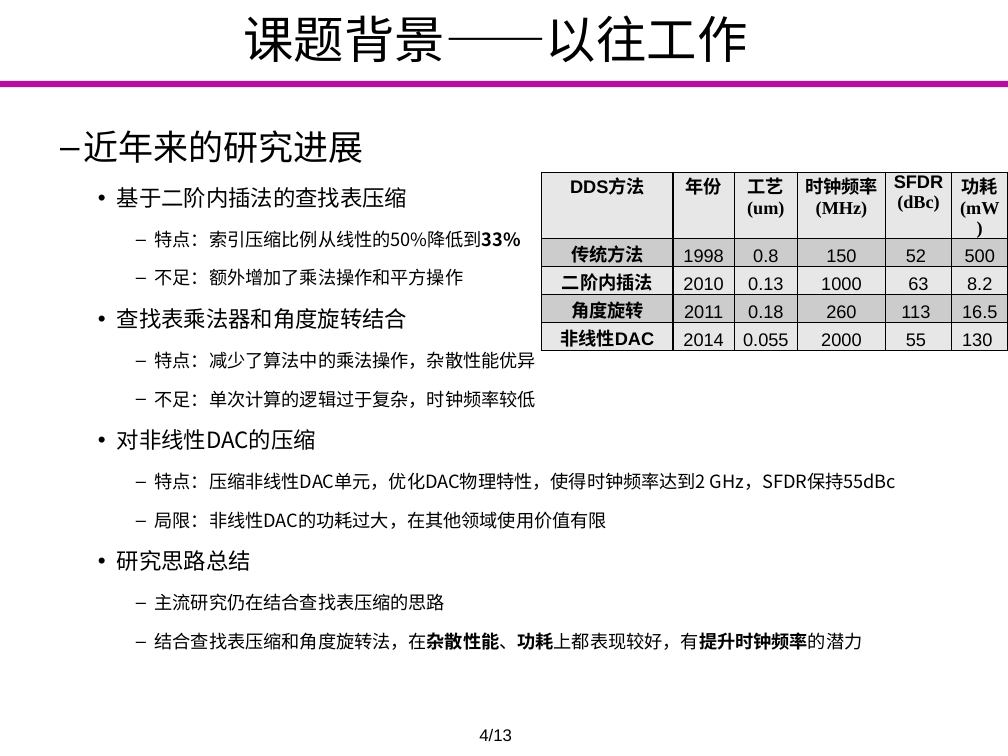
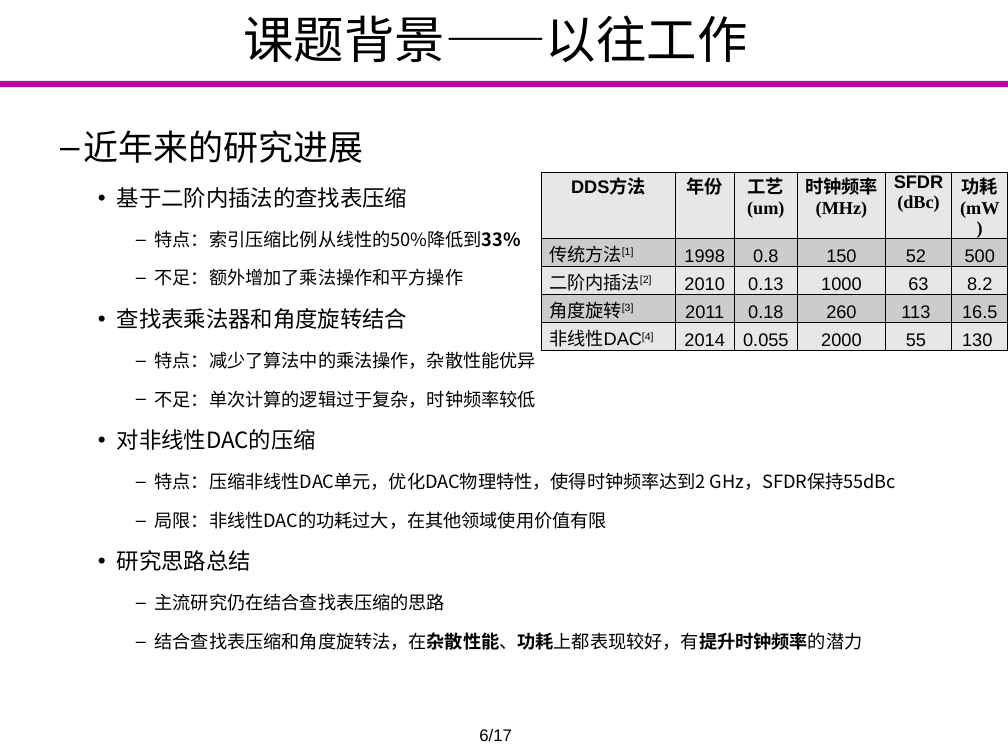
Before and after one commit to Markov2016/lunwen, a slide deck: slide 6 of dabian/杨一雄_毕业设计答辩.pptx. Drawn at 1008x756 pixels with LibreOffice and Linux fonts; fonts in the diff are those of the drawing; background and template pictures are left out. Boxes give left, top, right and bottom in pixels: in the first picture for what was removed or moved away, otherwise in the second. Text is boxed around its words. In the diff, an @@ line names an element or a change of style, - is before the commit and + after.

```diff
--- a/dabian/杨一雄_毕业设计答辩.pptx
+++ b/dabian/杨一雄_毕业设计答辩.pptx
@@ table at bbox=[541, 172, 1008, 351] @@
-row 2, column 1: 传统方法
+row 2, column 1: 传统方法[1]
-row 3, column 1: 二阶内插法
+row 3, column 1: 二阶内插法[2]
-row 4, column 1: 角度旋转
+row 4, column 1: 角度旋转[3]
-row 5, column 1: 非线性DAC
+row 5, column 1: 非线性DAC[4]
@@ text at bbox=[479, 729, 512, 741]: text changed @@
-4/13
+6/17
```
Also in this commit, not shown: 15 other slides changed, 1 slide removed, 1 other file.
